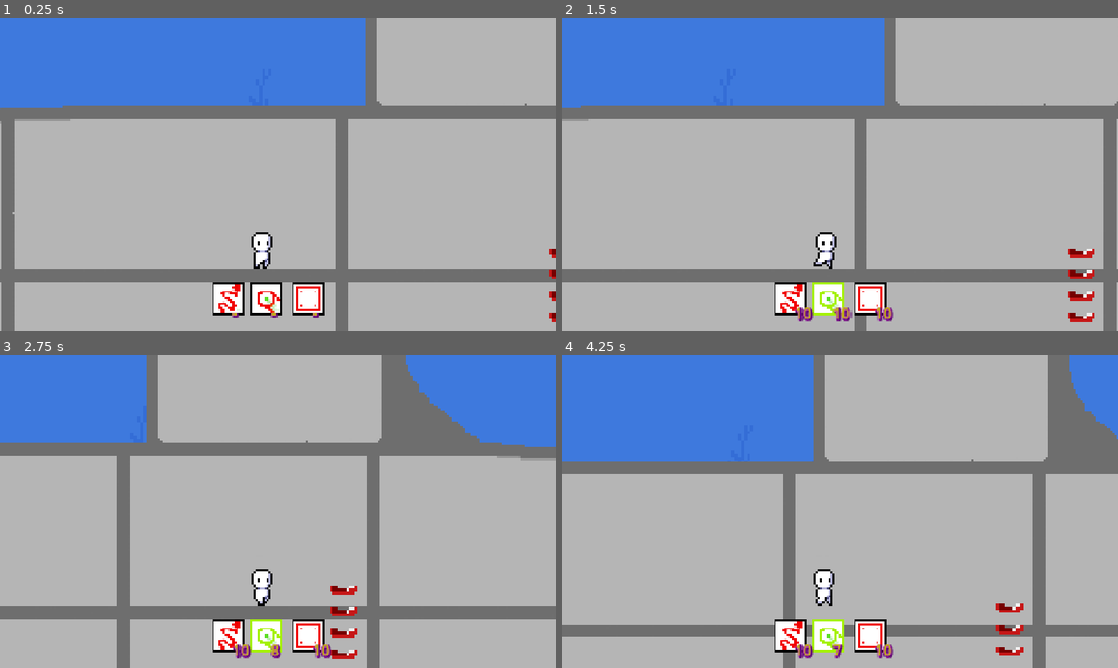
Above: before the commit, frames 1-4 (two rows, left to right).
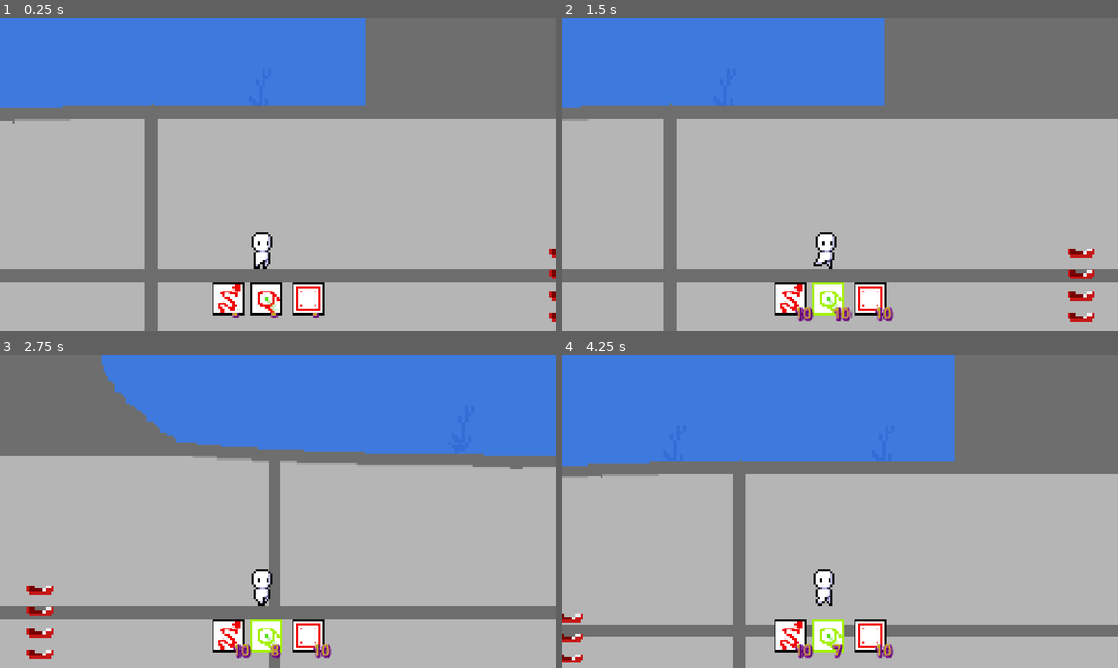
Above: after the commit, the same moments.

Repository: neonvalkyrie02/summer-game-jam26
Game: Godot game, scene res://main.tscn
The game is run twice, just before and just after one commit, with the same random seed, the same clock (stepped at 60 frames per second) and the same inputs.
Inputs (mouse positions are in pixels of both pictures, inside the frame that each line leads up to):
- Up to frame 1 (0.25 s): no input
- Up to frame 2 (1.5 s): click (828, 299) at 0.52 s; tap Enter at 1.25 s; hold Right (ui_right) from 1.28 s (still down); hold Shift (action_sprint) from 1.28 s (still down)
- Up to frame 3 (2.75 s): keep holding Right (ui_right); tap Up (ui_up) at 1.52, 2.27 s; tap E (eat) at 1.55, 2.1 s; release Shift (action_sprint) at 2.03 s; tap Shift (action_sprint) at 2.3 s
- Up to frame 4 (4.25 s): release Right (ui_right) at 2.78 s; hold Left (ui_left) 2.78-3.53 s; hold Shift (action_sprint) 2.78-3.53 s; tap E (eat) at 3.05 s; hold Right (ui_right) from 3.53 s (still down); tap F (action_use) at 3.6 s; tap Up (ui_up) at 3.77 s; tap Shift (action_sprint) at 3.8 s

The runs differ from the first frame. In frame 1, 13% of the frame differs, in the area x 0-100%, y 0-100%; in frame 2, 15%; in frame 3, 29%; in frame 4, 21%.

Commit message:
Add my own changes

Diff:
--- a/GlobalPlayerState.gd
+++ b/GlobalPlayerState.gd
@@ -14,6 +14,24 @@
 var _amountWires:int = 10
 var _amountCoils:int = 10
 var _amountMetalPlates:int = 10
+var _speed_buff = false
+func getSpeedBuf():
+	return _speed_buff
+func _on_buff_timeout():
+	_speed_buff = false
+func eat():
+	# get current state
+	var val = getValueOfSlot(currentSlot)
+	if val == 0:
+		return
+	modifyCurrentSlot(-1)
+	_speed_buff = true
+	var timer = Timer.new()
+	timer.wait_time = 5.0
+	timer.one_shot = false
+	timer.timeout.connect(_on_buff_timeout)
+	add_child(timer)
+	timer.start()
 
 func getWires():
 	return _amountWires
--- a/hud/InventorySlot.tscn
+++ b/hud/InventorySlot.tscn
@@ -3,12 +3,14 @@
 [ext_resource type="Script" uid="uid://rhuetwqa1e1p" path="res://hud/inventory_slot.gd" id="1_xhe5c"]
 
 [node name="InventorySlot" type="Control" unique_id=2124773255]
+z_as_relative = false
 layout_mode = 3
 anchors_preset = 0
 script = ExtResource("1_xhe5c")
 
 [node name="Label" type="Label" parent="." unique_id=84479966]
 z_index = 18
+z_as_relative = false
 custom_minimum_size = Vector2(0.14, 0.475)
 layout_mode = 1
 offset_left = 96.0
@@ -24,6 +26,8 @@
 text = "-"
 
 [node name="TextureButton" type="TextureButton" parent="." unique_id=1523166441]
+z_index = -1
+z_as_relative = false
 propagate_maximum_size = true
 clip_contents = true
 layout_mode = 1
--- a/player.gd
+++ b/player.gd
@@ -4,6 +4,7 @@
 
 const SPEED = 300.0
 const SPRINT = 1000.0
+const BUFFED = 4000.0
 
 const JUMP_VELOCITY = -400.0
 const LADDER_VELOCITY = -200.0
@@ -23,7 +24,7 @@
 	if Input.is_action_just_released("key_3"):
 		GlobalPlayerState.selectNewSlot(GlobalPlayerState.SlotSelectionState.METAL_PLATES)
 	if Input.is_action_just_released("eat"):
-		GlobalPlayerState.modifyCurrentSlot(-1);
+		GlobalPlayerState.eat();
 func _physics_process(delta: float) -> void:
 	# Add the gravity.
 	if not is_on_floor() and not on_ladder:
@@ -57,7 +58,10 @@
 		$PlayerSprite.scale.x = abs($PlayerSprite.scale.x) * direction
 		sit = false
 		if Input.is_action_pressed("action_sprint"):
-			velocity.x = direction * SPRINT
+			if GlobalPlayerState.getSpeedBuf():
+				velocity.x = direction * BUFFED
+			else:
+				velocity.x = direction * SPRINT
 		else:
 			velocity.x = direction * SPEED
 	else:
Binary file changed: assets/Liam/Submarine.png
Not shown, changed: README.md
